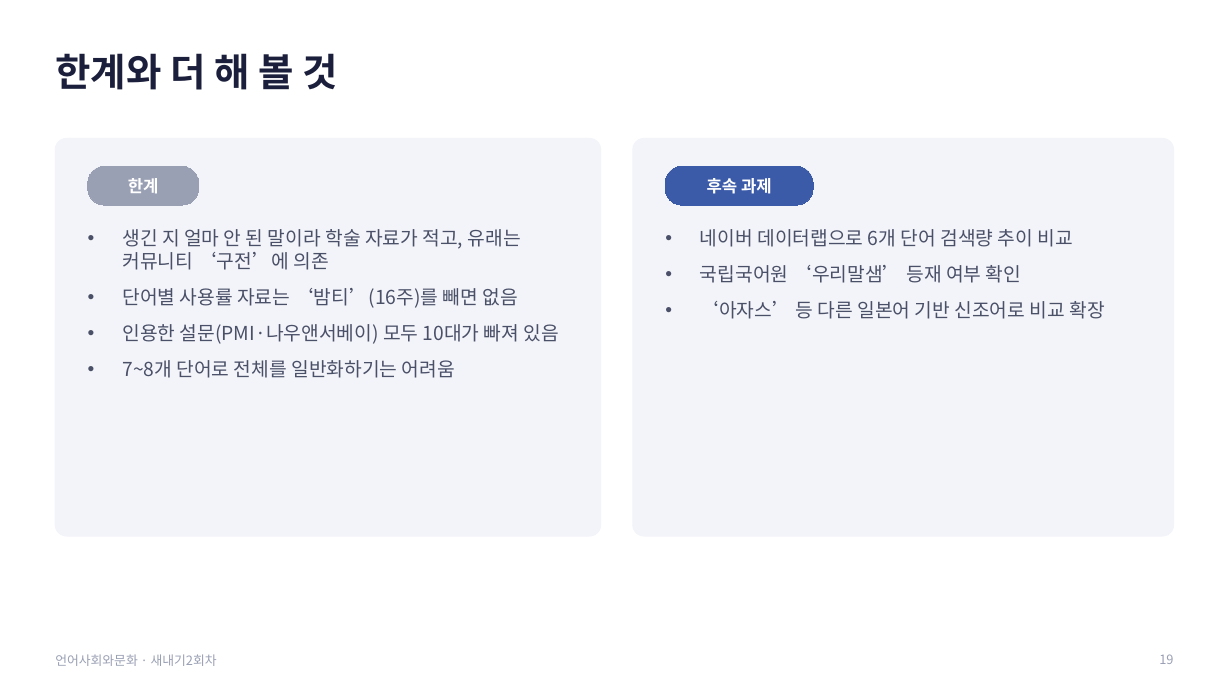
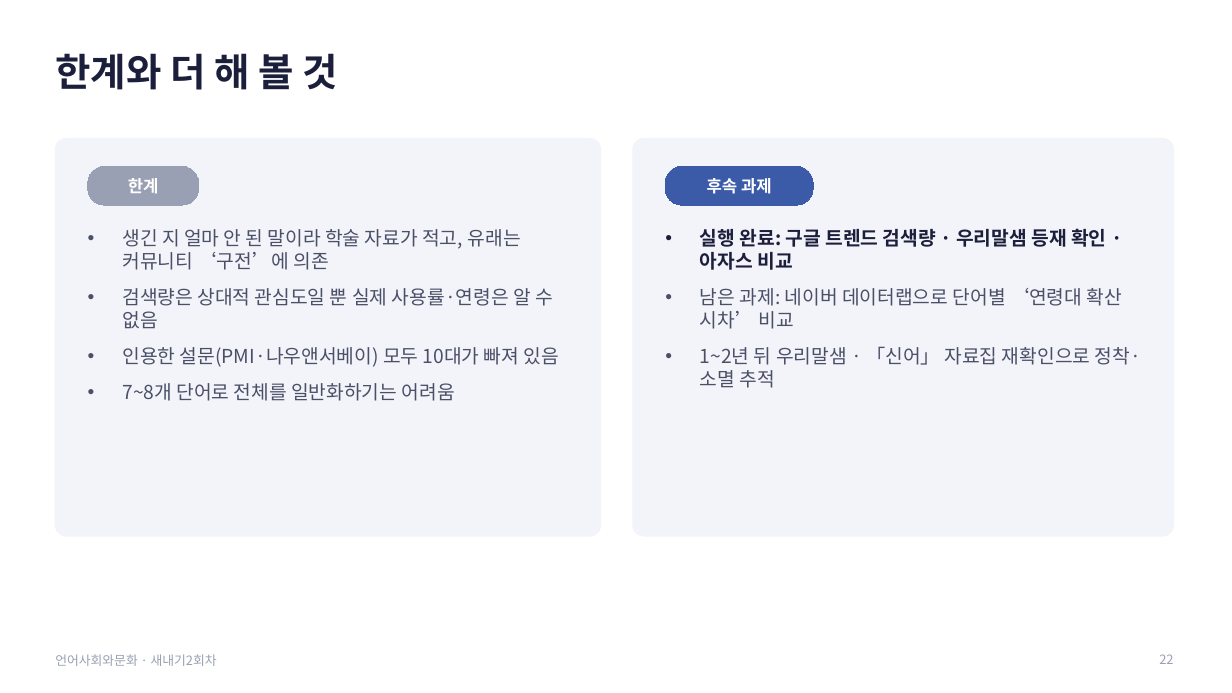
Before and after one commit to junseok7-cpu/hello, a slide deck: slide 22 of report/언어사회와문화_발표_새내기2회차.pptx (slide 19 before the commit). Drawn at 1232x693 pixels with LibreOffice and Linux fonts; fonts in the diff are those of the drawing. Boxes give left, top, right and bottom in pixels: in the first picture for what was removed or moved away, otherwise in the second. Text is boxed around its words. In the diff, an @@ line names an element or a change of style, - is before the commit and + after.

```diff
--- a/report/언어사회와문화_발표_새내기2회차.pptx
+++ b/report/언어사회와문화_발표_새내기2회차.pptx
@@ text at box(700, 228, 1141, 388): text changed @@
-• 네이버 데이터랩으로 6개 단어 검색량 추이 비교
-• 국립국어원 ‘우리말샘’ 등재 여부 확인
-• ‘아자스’ 등 다른 일본어 기반 신조어로 비교 확장
+• 실행 완료: 구글 트렌드 검색량 · 우리말샘 등재 확인 · 아자스 비교
+• 남은 과제: 네이버 데이터랩으로 단어별 ‘연령대 확산 시차’ 비교
+• 1~2년 뒤 우리말샘 · 「신어」 자료집 재확인으로 정착·소멸 추적
@@ text at box(122, 288, 553, 329): text changed @@
-• 단어별 사용률 자료는 ‘밤티’(16주)를 빼면 없음
+• 검색량은 상대적 관심도일 뿐 실제 사용률·연령은 알 수 없음
@@ page number at box(1159, 654, 1173, 664): text changed @@
-19
+22
```
Also in this commit, not shown: 1 other slide changed, 3 slides added, 7 other files.
